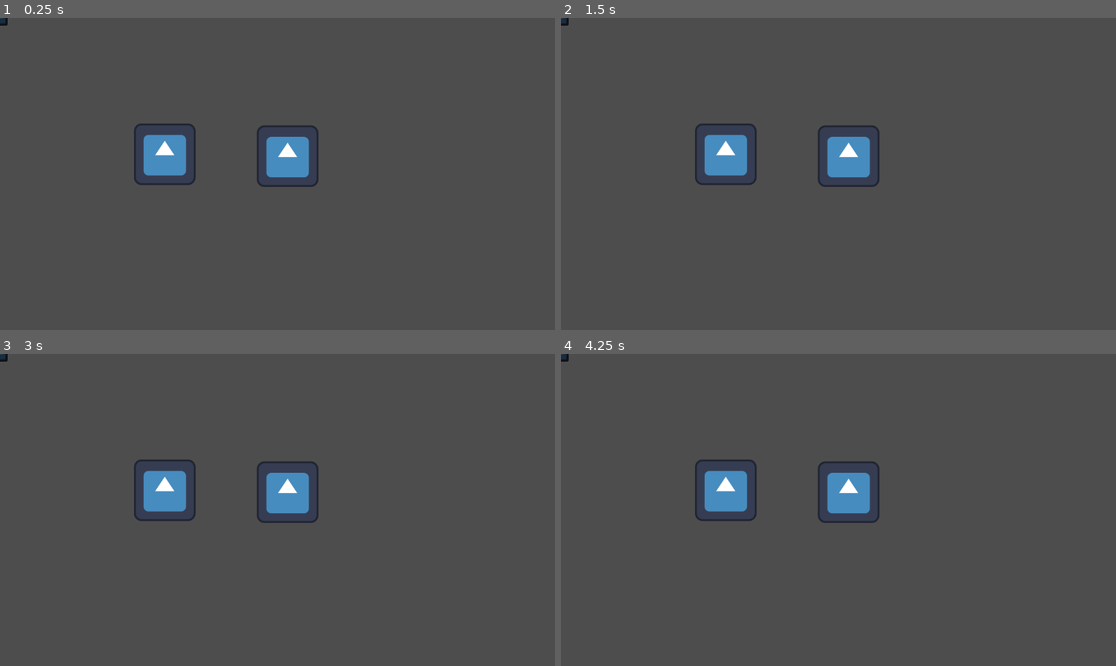
Above: before the commit, frames 1-4 (two rows, left to right).
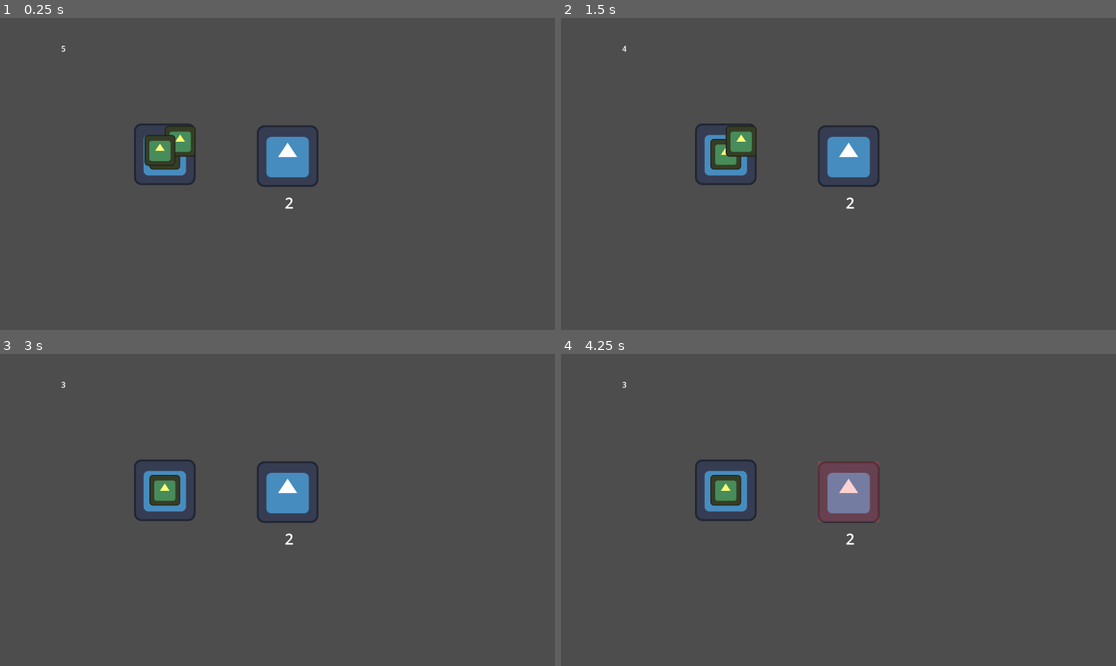
Above: after the commit, the same moments.

Repository: TheGirs0n/room
Game: Godot game, scene res://Assets/Scenes/Main/Main.tscn
Two runs of this game, one before a commit and one after it. Both use one fixed random seed, a clock stepped at 60 frames per second and the inputs below. The project has no main scene, so this scene is started directly. The engine's default icon, where the game draws it, is replaced by a stand-in: a white triangle on a blue panel in a dark square.
Inputs:
- Up to frame 1 (0.25 s): no input
- Up to frame 2 (1.5 s): tap Enter at 0.5 s; hold E (pickup) 0.53-1.28 s; tap Space at 1.25 s; tap 0 at 1.35 s
- Up to frame 3 (3 s): tap Enter at 2 s; tap 9 at 2.1 s; tap Space at 2.75 s; tap E (pickup) at 2.85 s
- Up to frame 4 (4.25 s): tap Enter at 3.5 s; tap 0 at 3.6 s

The runs differ from the first frame. In frame 1, 1.1% of the frame differs, in the area x 0-53%, y 0-62%; in frame 2, 1.0%; in frame 3, 0.6%; in frame 4, 2.8%, in the area x 0-58%, y 0-62%.
Error before the commit: Invalid access to property or key 'confirmed' on a base object of type 'Nil'. (res://Assets/Scripts/Main/Main.gd:24)

Commit message:
ai fix 2

Diff:
--- a/Assets/Scenes/UI/MainUI.tscn
+++ b/Assets/Scenes/UI/MainUI.tscn
@@ -2,9 +2,13 @@
 
 [ext_resource type="Script" uid="uid://df6epyh1wlp28" path="res://Assets/Scripts/UI/MainUi.gd" id="1_wr53q"]
 [ext_resource type="PackedScene" uid="uid://bmvxve3brkkvn" path="res://Assets/Scenes/UI/CheeseContainerUI.tscn" id="2_jqr7x"]
+[ext_resource type="PackedScene" uid="uid://ypllt5e2fmrq" path="res://Assets/Scenes/UI/ResultScreenUI.tscn" id="3_1yx3r"]
 
-[node name="MainUi" type="CanvasLayer" unique_id=114915362 node_paths=PackedStringArray("cheese_container_ui")]
+[node name="MainUi" type="CanvasLayer" unique_id=114915362 node_paths=PackedStringArray("cheese_container_ui", "result_screen")]
 script = ExtResource("1_wr53q")
 cheese_container_ui = NodePath("CheeseContainer")
+result_screen = NodePath("ResultScreenUi")
 
 [node name="CheeseContainer" parent="." unique_id=1326121264 instance=ExtResource("2_jqr7x")]
+
+[node name="ResultScreenUi" parent="." unique_id=1349326732 instance=ExtResource("3_1yx3r")]
